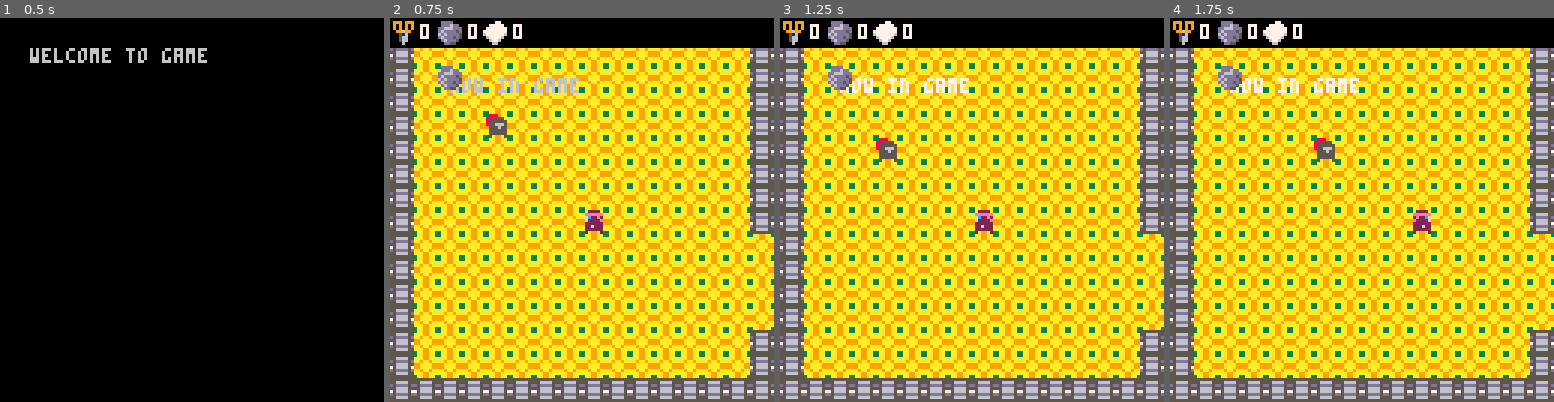
Above: before the commit, frames 1-4 (left to right).
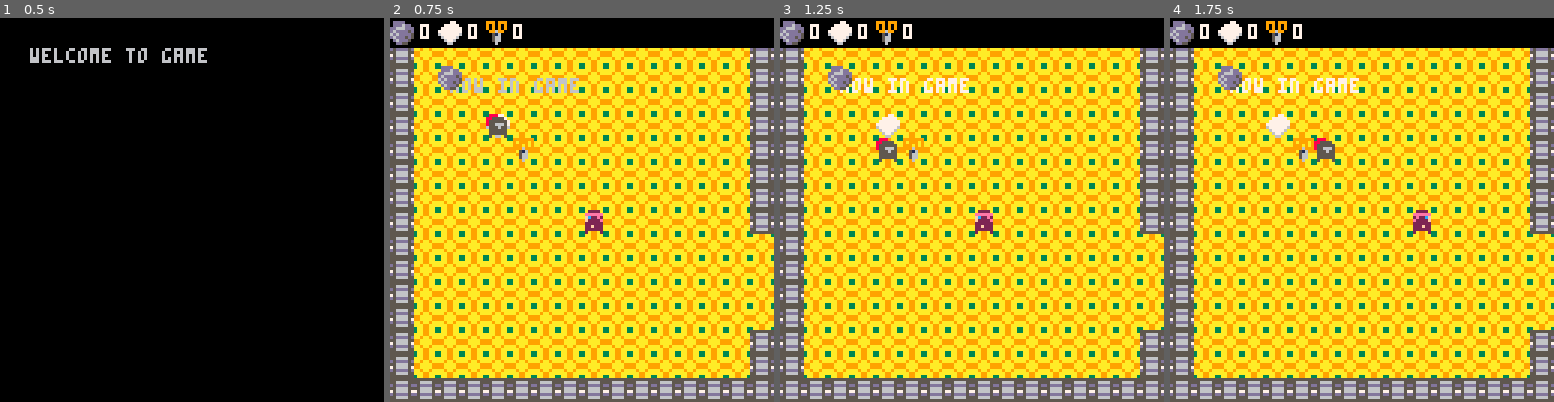
Above: after the commit, the same moments.

Repository: Braxmaster/Gamejam3012
Game: PICO-8 cartridge game.p8
Same seed, same stepped clock (60 frames per second), same inputs: the game is played once before the commit and once after it.
Inputs:
- Up to frame 1 (0.5 s): tap X (X key) at 0.33 s
- Up to frame 2 (0.75 s): tap O (Z key) at 0.7 s
- Up to frame 3 (1.25 s): tap X (X key) at 1.07 s
- Up to frame 4 (1.75 s): hold Right from 1.6 s (still down); tap O (Z key) at 1.7 s

Frame 1 is identical in both runs. In frame 2, 1.1% of the frame differs, in the area x 0-38%, y 0-38%; in frame 3, 1.3%; in frame 4, 1.3%.

Commit message:
Menu is now in right order. and stones are rocks.

Diff:
--- a/game.p8
+++ b/game.p8
@@ -34,14 +34,24 @@
 
 -- RPS sprites
 spr_scissors = 033
-spr_stones = 034
+spr_rocks = 034
 spr_paper = 035
 
 items = {
   {
-    name = "stone",
+    name = "rock",
     x = 16,
     y = 16
+  },
+  {
+    name = "paper",
+    x = 32,
+    y = 32
+  },
+  {
+    name = "scissor",
+    x = 40,
+    y = 40
   }
 }
 
@@ -62,7 +72,7 @@
   y = 64,
   dir = c_dir_left,
   scissors = 0,
-  stones = 0,
+  rocks = 0,
   papers = 0
 }
 enemy = {x = 32, y = 32, type = rock_type, spr = 003}
@@ -126,13 +136,13 @@
 function check_if_on_item()
   for i in all(items) do
     if player.x == i.x and player.y == i.y then
-      if i.name == "stone" then
-        player.stones += 1
+      if i.name == "rock" then
+        player.rocks += 1
       end
       if i.name == "paper" then
-        player.paper += 1
+        player.papers += 1
       end
-      if i.name == "scissors" then
+      if i.name == "scissor" then
         player.scissors += 1
       end
       del(items, i)
@@ -262,20 +272,20 @@
 
 function draw_menu()
   rectfill(0, 0, 128, 9, 0)
-  spr(spr_scissors, 0, 1)
-  print(tostr(player.scissors), 10, 2, 7)
-  spr(spr_stones, 16, 1)
-  print(tostr(player.stones), 26, 2, 7)
-  spr(spr_paper, 31, 1)
-  print(tostr(player.papers), 41, 2, 7)
+  spr(spr_rocks, 0, 1)
+  print(tostr(player.rocks), 10, 2, 7)
+  spr(spr_paper, 16, 1)
+  print(tostr(player.papers), 26, 2, 7)
+  spr(spr_scissors, 31, 1)
+  print(tostr(player.scissors), 41, 2, 7)
 end
 
 function draw_items()
   for i in all(items) do
-    if i.name == "stone" then
-      spr(spr_stones, i.x, i.y)
-    end
-    if i.name == "scissors" then
+    if i.name == "rock" then
+      spr(spr_rocks, i.x, i.y)
+    end
+    if i.name == "scissor" then
       spr(spr_scissors, i.x, i.y)
     end
     if i.name == "paper" then
